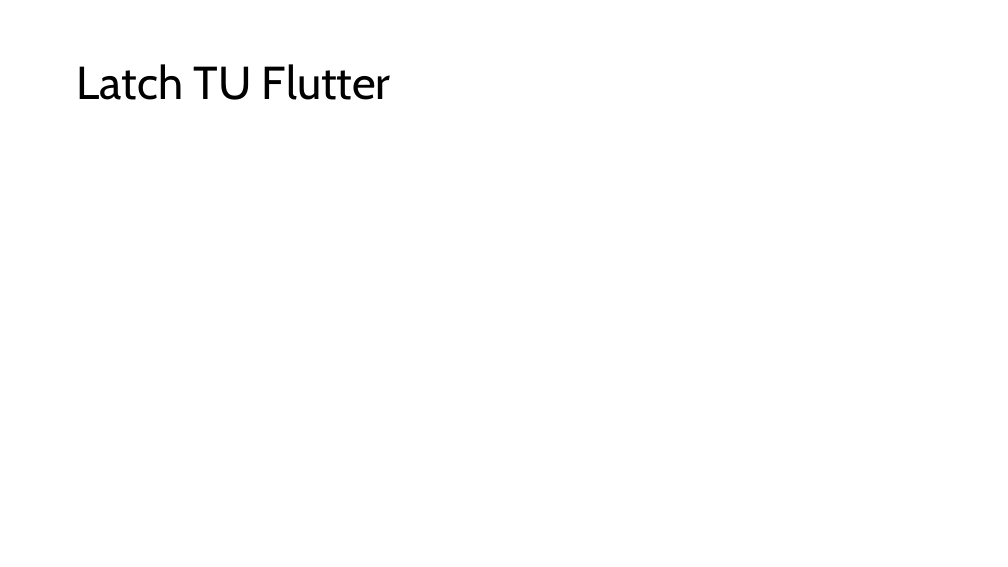
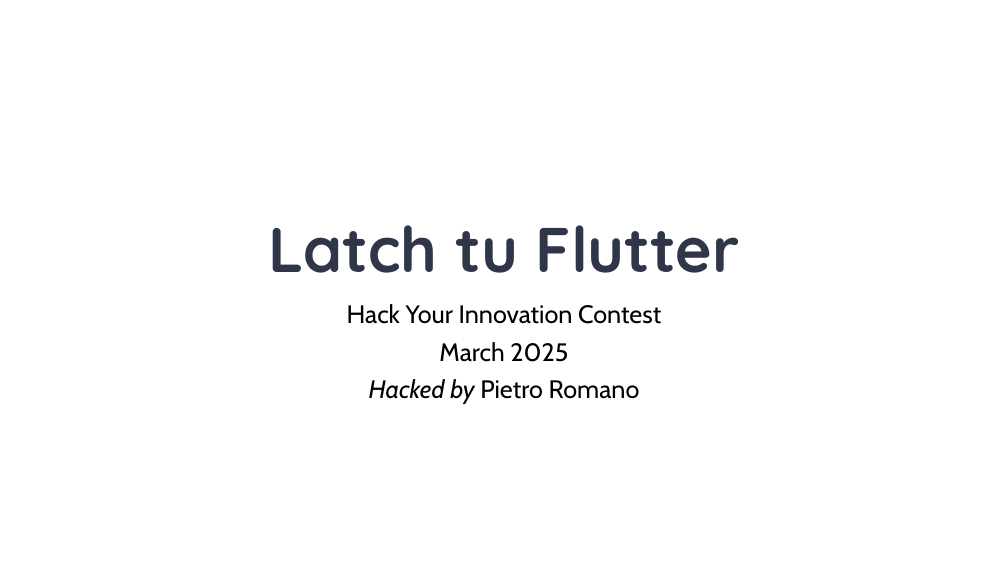
Before and after one commit to pietronromano/latch_tu_flutter, a slide deck: slide 1 of docs/Latch_tu_Flutter.pptx (slide 2 before the commit). Drawn at 1008x567 pixels with LibreOffice and Linux fonts; fonts in the diff are those of the drawing. Boxes give left, top, right and bottom in pixels: in the first picture for what was removed or moved away, otherwise in the second. Text is boxed around its words. In the diff, an @@ line names an element or a change of style, - is before the commit and + after.

```diff
--- a/docs/Latch_tu_Flutter.pptx
+++ b/docs/Latch_tu_Flutter.pptx
@@ title "Latch tu Flutter" at bbox=[268, 225, 740, 273]: vertical alignment middle to bottom @@
@@ title at bbox=[268, 225, 740, 273]: text changed; size 44 to 60 pt; font Cabin to Quicksand; text colour #000000 to #2F3649; bold on @@
-Latch TU Flutter
+Latch tu Flutter
@@ subtitle added at bbox=[347, 304, 661, 404], 24 pt, text #000000 @@
+Hack Your Innovation Contest
+March 2025
+Hacked by Pietro Romano
```
Also in this commit, not shown: 1 other slide changed, 1 slide added, 1 other file.
